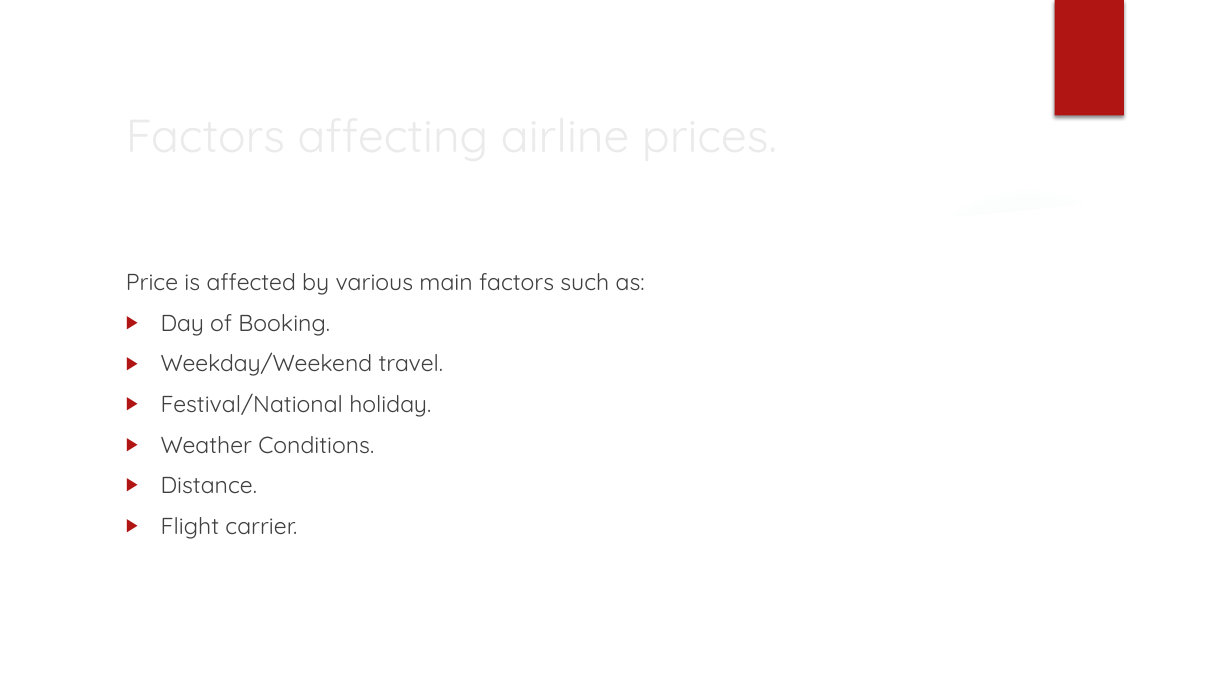
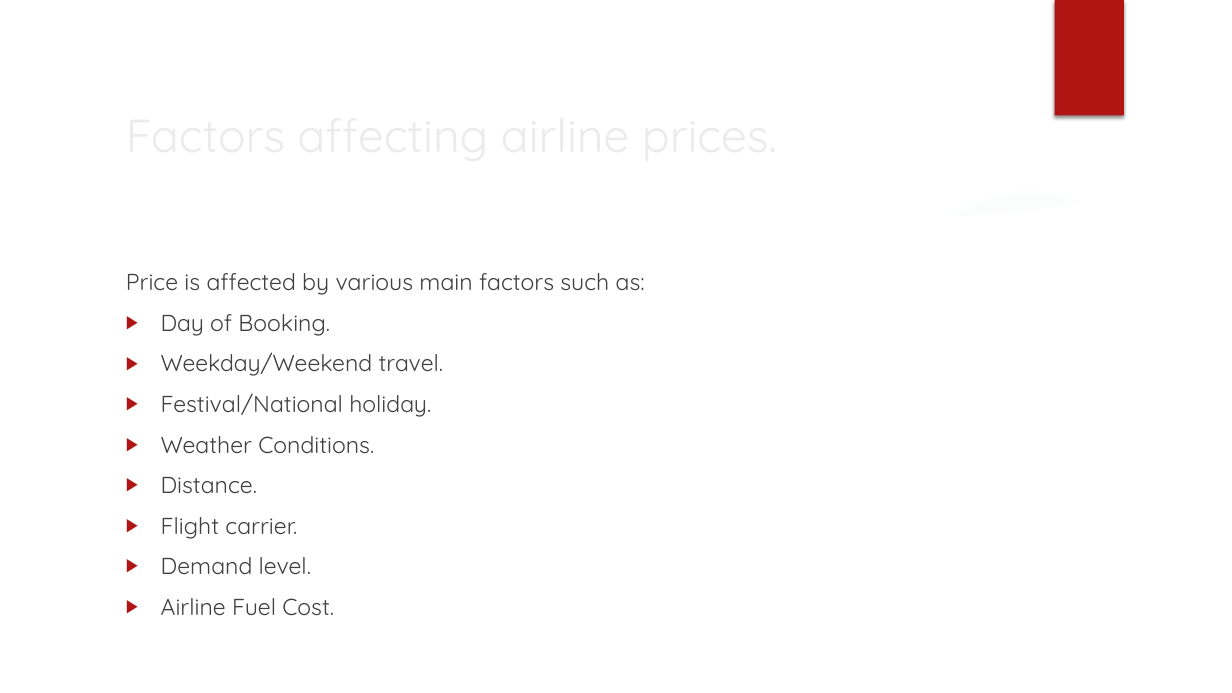
Before and after one commit to sumedha765/Jet2_Travel_Assignment, a slide deck: slide 2 of Airline_Use_Case/Technical_Assessment_Airline_Yield_Management_System.pptx. Drawn at 1232x693 pixels with LibreOffice and Linux fonts; fonts in the diff are those of the drawing; background and template pictures are left out. Boxes give left, top, right and bottom in pixels: in the first picture for what was removed or moved away, otherwise in the second. Text is boxed around its words. In the diff, an @@ line names an element or a change of style, - is before the commit and + after.

```diff
--- a/Airline_Use_Case/Technical_Assessment_Airline_Yield_Management_System.pptx
+++ b/Airline_Use_Case/Technical_Assessment_Airline_Yield_Management_System.pptx
@@ text at [161, 557, 334, 616]: paragraphs added @@
+▶ Demand level.
+▶ Airline Fuel Cost.
```
Also in this commit, not shown: 2 other slides changed, 3 slides added.
